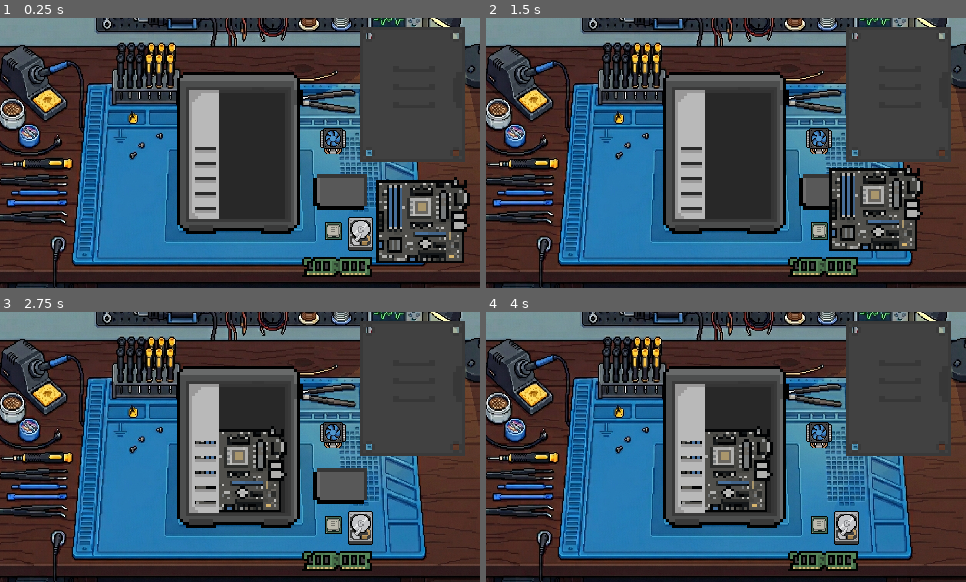
Above: before the commit, frames 1-4 (two rows, left to right).
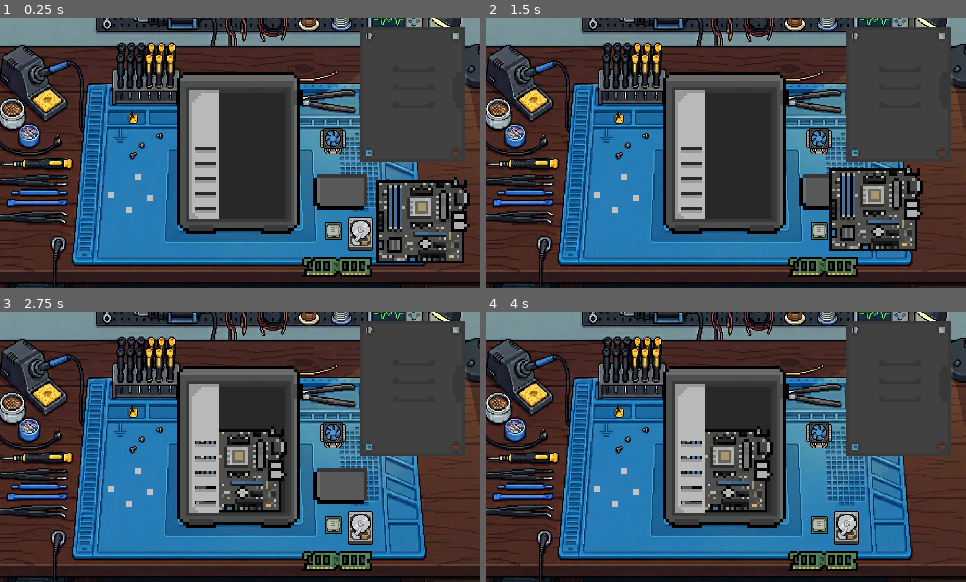
Above: after the commit, the same moments.

Repository: Raikosuu/Full-Tech-Panic_Public
Game: Godot game, scene res://scenes/minigame_1_v_2.tscn
Same seed, same stepped clock (60 frames per second), same inputs: the game is played once before the commit and once after it. This scene is started directly instead of the project's main scene.
Inputs (mouse positions are in pixels of both pictures, inside the frame that each line leads up to):
- Up to frame 1 (0.25 s): no input
- Up to frame 2 (1.5 s): tap Enter at 0.5 s; move the mouse to (702, 207) at 0.52 s; hold W (move_up) 0.53-1.25 s; hold E (interact) 0.53-1.25 s; click (702, 207) at 0.67 s; tap Space at 1.25 s; drag from (870, 193) to (726, 147) at 1.27 s
- Up to frame 3 (2.75 s): move the mouse to (96, 406) at 2.02 s; hold A (move_left) from 2.03 s (still down); hold E (interact) from 2.03 s (still down)
- Up to frame 4 (4 s): release A (move_left) at 2.75 s; release E (interact) at 2.75 s; tap Enter at 2.75 s; drag from (750, 447) to (582, 406) at 2.77 s; tap Space at 3.5 s; move the mouse to (654, 379) at 3.52 s; hold S (move_down) from 3.53 s (still down); hold E (interact) from 3.53 s (still down)

The runs differ from the first frame. In frame 1, 0.1% of the frame differs, in the area x 22-32%, y 57-73%; in frame 2, 0.1%; in frame 3, 0.1%; in frame 4, 0.1%.

Commit message:
Added screws for assembly minigame

Diff:
--- a/scenes/minigame_1_v_2.tscn
+++ b/scenes/minigame_1_v_2.tscn
@@ -113,15 +113,21 @@
 [node name="HDD" parent="." instance=ExtResource("11_6j407")]
 position = Vector2(275, 153)
 
-[node name="Screws" type="Node2D" parent="."]
-visible = false
-
-[node name="Screws" parent="Screws" instance=ExtResource("7_s6qws")]
-position = Vector2(-52, 7)
-
 [node name="SU_panel" parent="." instance=ExtResource("11_rnrb2")]
 position = Vector2(293, 104)
 allow_unsnap = true
+
+[node name="Screws" parent="." instance=ExtResource("7_s6qws")]
+position = Vector2(198, 145)
+
+[node name="Screws2" parent="." instance=ExtResource("7_s6qws")]
+position = Vector2(205, 141)
+
+[node name="Screws3" parent="." instance=ExtResource("7_s6qws")]
+position = Vector2(201, 134)
+
+[node name="Screws4" parent="." instance=ExtResource("7_s6qws")]
+position = Vector2(192, 140)
 
 [node name="bound_left" type="StaticBody2D" parent="."]
 
--- a/scenes/screws.tscn
+++ b/scenes/screws.tscn
@@ -1,11 +1,13 @@
-[gd_scene load_steps=3 format=3 uid="uid://ccxttvxg0gs8"]
+[gd_scene load_steps=4 format=3 uid="uid://ccxttvxg0gs8"]
 
 [ext_resource type="Texture2D" uid="uid://ed782i1hjv0p" path="res://assets/Computer parts/SystemUnit/SU_Screw.png" id="1_ktxl3"]
+[ext_resource type="Script" uid="uid://dsk6yyxikucek" path="res://scripts/screws.gd" id="1_x8gdb"]
 
 [sub_resource type="RectangleShape2D" id="RectangleShape2D_x8gdb"]
 size = Vector2(2, 2)
 
 [node name="Screws" type="RigidBody2D"]
+script = ExtResource("1_x8gdb")
 
 [node name="SuScrew" type="Sprite2D" parent="."]
 texture = ExtResource("1_ktxl3")
--- a/scenes/su_panel.tscn
+++ b/scenes/su_panel.tscn
@@ -1,7 +1,8 @@
-[gd_scene load_steps=4 format=3 uid="uid://bcg8ruhd4vc5n"]
+[gd_scene load_steps=5 format=3 uid="uid://bcg8ruhd4vc5n"]
 
 [ext_resource type="Script" uid="uid://bg4gmfrwc81fs" path="res://scripts/panel.gd" id="1_adlao"]
 [ext_resource type="Texture2D" uid="uid://ch5wvsfuxxk8l" path="res://assets/Computer parts/SystemUnit/SU_Panel.png" id="1_g5wu7"]
+[ext_resource type="PackedScene" uid="uid://bhph80goxwfn5" path="res://scenes/snap_zone.tscn" id="3_ypivk"]
 
 [sub_resource type="RectangleShape2D" id="RectangleShape2D_adlao"]
 size = Vector2(35, 45)
@@ -18,3 +19,23 @@
 [node name="CollisionShape2D" type="CollisionShape2D" parent="."]
 position = Vector2(-0.5, 2.5)
 shape = SubResource("RectangleShape2D_adlao")
+
+[node name="snapzone" parent="." instance=ExtResource("3_ypivk")]
+position = Vector2(-15, -17)
+scale = Vector2(0.3, 0.3)
+accepted_type = "SCREW"
+
+[node name="snapzone2" parent="." instance=ExtResource("3_ypivk")]
+position = Vector2(14, -17)
+scale = Vector2(0.3, 0.3)
+accepted_type = "SCREW"
+
+[node name="snapzone3" parent="." instance=ExtResource("3_ypivk")]
+position = Vector2(-15, 22)
+scale = Vector2(0.3, 0.3)
+accepted_type = "SCREW"
+
+[node name="snapzone4" parent="." instance=ExtResource("3_ypivk")]
+position = Vector2(14, 22)
+scale = Vector2(0.3, 0.3)
+accepted_type = "SCREW"
--- a/scripts/minigame_assembly.gd
+++ b/scripts/minigame_assembly.gd
@@ -1,8 +1,10 @@
 extends BaseMinigame
 
 const REQUIRED_PARTS: Array[String] = ["PANEL", "BATTERY", "MOBO", "CPU", "RAM", "HDD"]
+const REQUIRED_SCREWS: int = 4
 
 var _snapped_parts: Array[String] = []
+var _snapped_screws: int = 0
 
 func _on_minigame_ready() -> void:
 	_connect_snap_zones(self)
@@ -15,12 +17,18 @@
 		_connect_snap_zones(child)
 
 func _on_part_snapped(slot_type: String) -> void:
-	if slot_type not in _snapped_parts:
-		_snapped_parts.append(slot_type)
-		print("Snapped: %s  (%d / %d)" % [slot_type, _snapped_parts.size(), REQUIRED_PARTS.size()])
+	if slot_type == "SCREW":
+		_snapped_screws += 1
+		print("Screw snapped: %d / %d" % [_snapped_screws, REQUIRED_SCREWS])
+	else:
+		if slot_type not in _snapped_parts:
+			_snapped_parts.append(slot_type)
+			print("Snapped: %s  (%d / %d)" % [slot_type, _snapped_parts.size(), REQUIRED_PARTS.size()])
 	try_complete()
 
 func _check_completion() -> bool:
+	if _snapped_screws < REQUIRED_SCREWS:
+		return false
 	for part in REQUIRED_PARTS:
 		if part not in _snapped_parts:
 			return false
--- /dev/null
+++ b/scripts/screws.gd
@@ -0,0 +1,6 @@
+# Access main controls
+extends "res://scripts/drag_cont.gd"
+
+func _ready() -> void:
+	component_type = "SCREW"
+	super._ready()  # calls DraggableComponent _ready()
--- a/scripts/snap_zone.gd
+++ b/scripts/snap_zone.gd
@@ -32,12 +32,13 @@
 	if not "component_type" in body: return
 	if body.component_type != accepted_type: return
 	if body.snapped: return
-	if not allow_preview: return
 	if not body.is_grabbed: return
-	if blocked_by_snap_zone:
-		var blocker = get_node_or_null(blocked_by_snap_zone)
-		if blocker and blocker is Area2D and blocker.is_filled:
-			return
+
+	# Connect released signal dynamically if not already connected
+	if body.has_signal("released") and not body.released.is_connected(_on_component_released):
+		body.released.connect(_on_component_released)
+	if body.has_signal("unsnapped") and not body.unsnapped.is_connected(_on_component_unsnapped):
+		body.unsnapped.connect(_on_component_unsnapped)
 
 	# NEW: suppress preview if prerequisite isn't met
 	if required_snap_zone:
Not shown, added: scripts/screws.gd.uid
